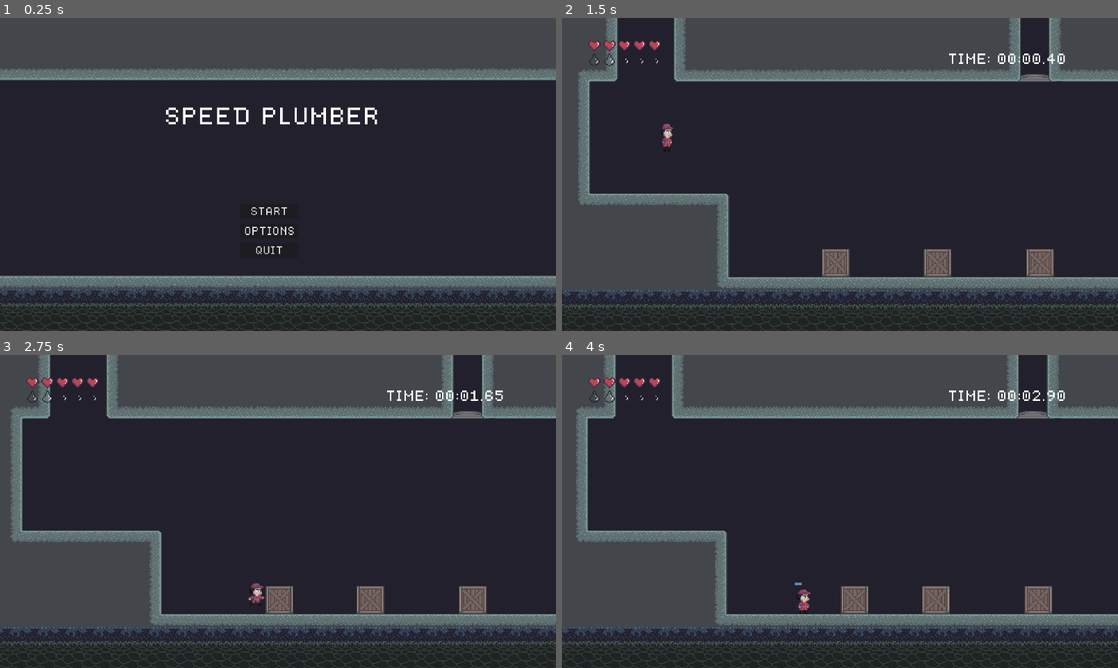
Above: before the commit, frames 1-4 (two rows, left to right).
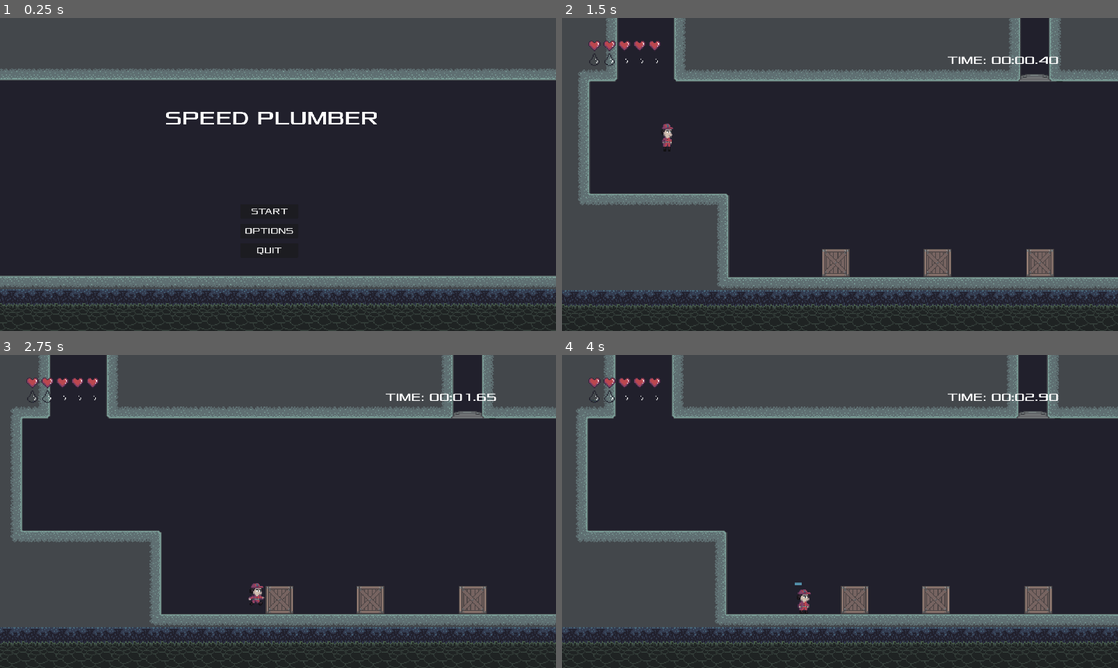
Above: after the commit, the same moments.

Repository: cyps8/SpeedJam4
Game: Godot game, scene res://Nodes/Scenes/root.tscn
Same seed, same stepped clock (60 frames per second), same inputs: the game is played once before the commit and once after it. Sound files missing from this copy of the repository are replaced by a short silence.
Inputs (mouse positions are in pixels of both pictures, inside the frame that each line leads up to):
- Up to frame 1 (0.25 s): no input
- Up to frame 2 (1.5 s): click "START" at 0.5 s; move the mouse to (962, 158) at 1.27 s; hold D (Right) from 1.28 s (still down); hold Space (Jump) from 1.28 s (still down)
- Up to frame 3 (2.75 s): keep holding D (Right); move the mouse to (166, 527) at 2.02 s; release Space (Jump) at 2.03 s; tap Ctrl (Crouch) at 2.1 s; tap Space (Jump) at 2.27, 2.3, 2.57 s
- Up to frame 4 (4 s): move the mouse to (895, 442) at 2.77 s; release D (Right) at 2.78 s; hold A (Left) 2.78-3.53 s; hold Space (Jump) 2.78-3.53 s; tap E (Interact) at 2.85 s; move the mouse to (812, 574) at 3.52 s; hold D (Right) from 3.53 s (still down); tap Shift (Roll) at 3.6 s; tap Space (Jump) at 3.77, 3.8 s

The runs differ from the first frame. In frame 1, 1.4% of the frame differs, in the area x 29-68%, y 28-76%; in frame 2, 0.4%; in frame 3, 0.4%; in frame 4, 0.4%.

Commit message:
[+Added] Water sounds

Diff:
--- a/Nodes/Scenes/game.tscn
+++ b/Nodes/Scenes/game.tscn
@@ -17,6 +17,7 @@
 [ext_resource type="Texture2D" uid="uid://cfx5tcuywkqc" path="res://Assets/Art/HUD/Health_Heart_Icon.png" id="15_tut7x"]
 [ext_resource type="Texture2D" uid="uid://enwtsnmfelmq" path="res://Assets/Art/HUD/Overflow_Drop_Icon_Empty.png" id="16_he7dy"]
 [ext_resource type="Texture2D" uid="uid://bsogdhg31rhss" path="res://Assets/Art/HUD/Overflow_Drop_Icon.png" id="17_bcgqk"]
+[ext_resource type="AudioStream" uid="uid://cukxhaq36bpeh" path="res://Assets/Sounds/water.ogg" id="18_pwgll"]
 
 [sub_resource type="Gradient" id="Gradient_1w3a4"]
 interpolation_mode = 1
@@ -127,6 +128,16 @@
 [sub_resource type="RectangleShape2D" id="RectangleShape2D_pl7cv"]
 size = Vector2(319, 542)
 
+[sub_resource type="Gradient" id="Gradient_7hdob"]
+interpolation_mode = 1
+offsets = PackedFloat32Array(0, 0.00649351, 0.993506)
+colors = PackedColorArray(0.286275, 0.376471, 0.294118, 1, 0.203922, 0.262745, 0.25098, 0.929412, 0.286275, 0.376471, 0.294118, 1)
+
+[sub_resource type="GradientTexture2D" id="GradientTexture2D_oav7j"]
+gradient = SubResource("Gradient_7hdob")
+width = 32
+height = 1
+
 [node name="Game" type="Node"]
 script = ExtResource("1_i4kfv")
 
@@ -586,6 +597,18 @@
 nine_patch_stretch = true
 texture_under = ExtResource("16_he7dy")
 texture_progress = ExtResource("17_bcgqk")
+
+[node name="WaterFall" type="Sprite2D" parent="Game" groups=["Waterfall"]]
+z_index = -20
+position = Vector2(672, 352)
+scale = Vector2(3, 2000)
+texture = SubResource("GradientTexture2D_oav7j")
+
+[node name="WaterSounds" type="AudioStreamPlayer" parent="Game"]
+stream = ExtResource("18_pwgll")
+volume_db = -80.0
+autoplay = true
+bus = &"SFX"
 
 [connection signal="pressed" from="PauseMenu/c/Panel/ButtonResume" to="PauseMenu" method="ResumeButton"]
 [connection signal="pressed" from="PauseMenu/c/Panel/ButtonOptions" to="PauseMenu" method="OptionsButton"]
--- a/Res/MainTheme.tres
+++ b/Res/MainTheme.tres
@@ -1,10 +1,10 @@
 [gd_resource type="Theme" load_steps=3 format=3 uid="uid://wsg6dbyy4h7y"]
 
-[ext_resource type="FontFile" uid="uid://bg6ec4fc2s52b" path="res://Assets/Fonts/dogicapixel.ttf" id="1_1sagh"]
+[ext_resource type="FontFile" uid="uid://btpp4gnihj5ir" path="res://Assets/Fonts/Xolonium-Regular.otf" id="1_dqkdx"]
 
 [sub_resource type="StyleBoxFlat" id="StyleBoxFlat_86umn"]
 bg_color = Color(0.372549, 0.435294, 0.447059, 1)
 
 [resource]
-default_font = ExtResource("1_1sagh")
+default_font = ExtResource("1_dqkdx")
 Panel/styles/panel = SubResource("StyleBoxFlat_86umn")
--- a/Scripts/Game.gd
+++ b/Scripts/Game.gd
@@ -5,6 +5,8 @@
 var gameActive = false
 
 var overFlowTime = 0.0
+
+var overFlowLimit = 50.0
 
 var drops: Array[TextureProgressBar] = []
 var hearts: Array[TextureRect] = []
@@ -26,7 +28,8 @@
 
 	overFlowTime += _delta
 	UpdateDrops()
-	if overFlowTime > 50:
+	$WaterSounds.volume_db = linear_to_db(overFlowTime / overFlowLimit)
+	if overFlowTime > overFlowLimit:
 		OverFlow()
 
 	timer += _delta
@@ -66,13 +69,14 @@
 	AudioPlayer.instance.PlaySound(5, AudioPlayer.SoundType.SFX)
 
 func UpdateDrops():
+	var overflowSection = overFlowLimit / 5
 	var currentFlow = overFlowTime
 	for d in drops:
-		if currentFlow > 10:
-			currentFlow -= 10
+		if currentFlow > overflowSection:
+			currentFlow -= overflowSection
 			d.value = 1
 		elif currentFlow > 0:
-			d.value = (currentFlow / 10)
+			d.value = (currentFlow / overflowSection)
 			currentFlow = 0
 		else:
 			d.value = 0
--- a/Scripts/Player.gd
+++ b/Scripts/Player.gd
@@ -91,7 +91,7 @@
 	if ((Input.is_action_just_pressed("Jump") && (((is_on_floor() || inWater) || coyoteTime > 0))) || (preJump > 0 && is_on_floor())) && (!rolling || coyoteTime > 0) && inputs:
 		AudioPlayer.instance.PlaySound(0, AudioPlayer.SoundType.SFX)
 		if inWater:
-			velocity.y = JUMP_VELOCITY / 1.3
+			velocity.y = JUMP_VELOCITY / 1.25
 		else:
 			velocity.y = JUMP_VELOCITY
 		jumping = true
--- a/Scripts/Water.gd
+++ b/Scripts/Water.gd
@@ -13,6 +13,9 @@
 func _process(_delta):
 	%WaterSprite.position.y = position.y - 506
 
+	for waterfall in get_tree().get_nodes_in_group("Waterfall"):
+		waterfall.position.y = position.y - 506
+
 func OnEntered(_body):
 	if _body == %Player || _body.is_in_group("Floatable"):
 		_body.EnterWater()
--- a/project.godot
+++ b/project.godot
@@ -20,6 +20,17 @@
 window/size/viewport_width=1920
 window/size/viewport_height=1080
 window/stretch/mode="viewport"
+
+[file_customization]
+
+folder_colors={
+"res://Assets/Art/": "red",
+"res://Assets/Music/": "yellow",
+"res://Assets/Sounds/": "orange",
+"res://Nodes/": "green",
+"res://Res/": "blue",
+"res://Scripts/": "pink"
+}
 
 [input]
 
Binary file added: Assets/Fonts/Xolonium-Regular.otf
Not shown: 1 places in Nodes/Scenes/game.tscn that only renumber resources
Not shown, added: Assets/Sounds/water.ogg
Not shown, removed: Assets/Sounds/water.wav
